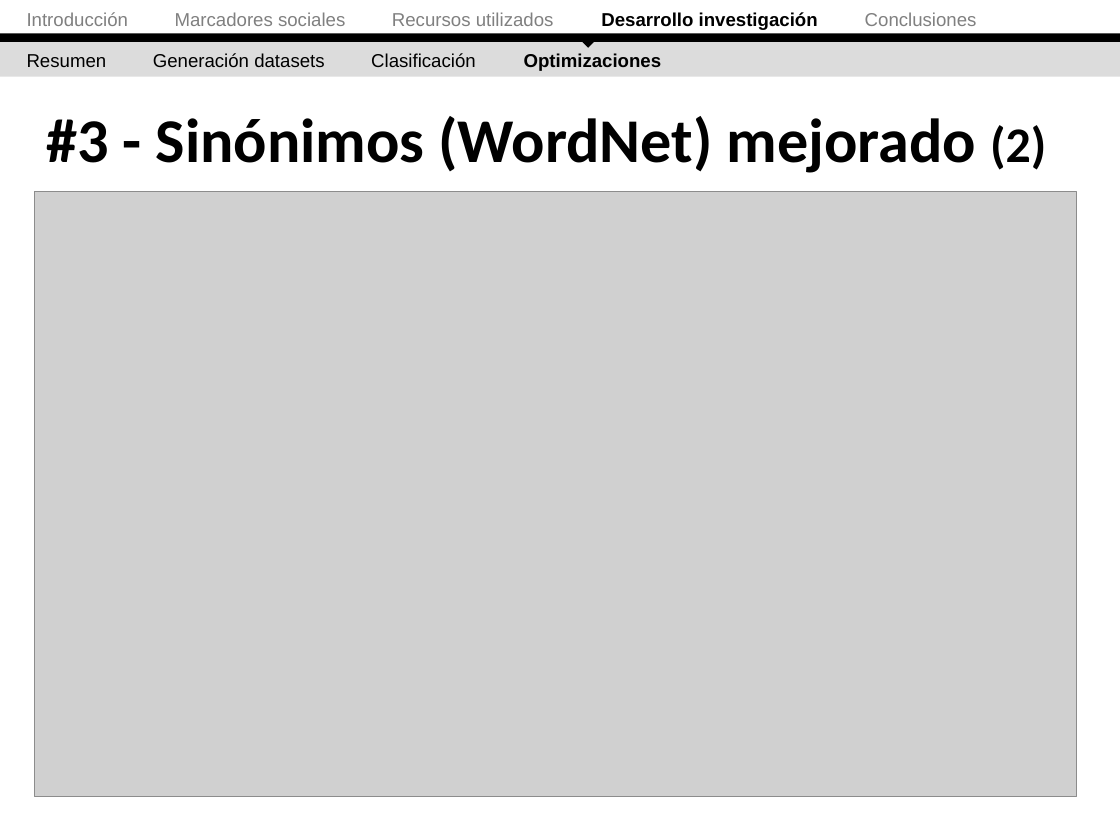
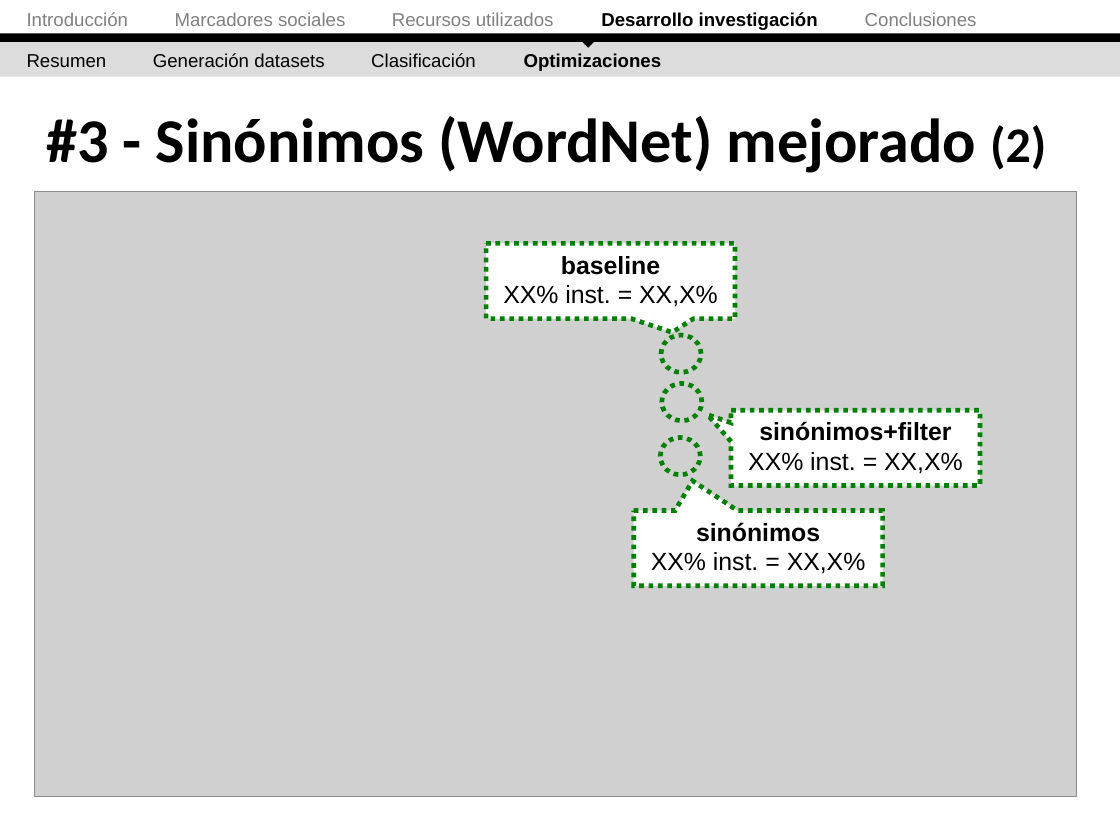
Before and after one commit to ak907kenai/nicotournetesis, a slide deck: slide 59 of docs_trunk/Presentación/Nicolás Tourné - Presentación Tesis (v2.2).ppt. Drawn at 1120x840 pixels with LibreOffice and Linux fonts; fonts in the diff are those of the drawing; grey boxes stand for pictures. Boxes give left, top, right and bottom in pixels: in the first picture for what was removed or moved away, otherwise in the second. Text is boxed around its words. In the diff, an @@ line names an element or a change of style, - is before the commit and + after.

```diff
--- a/docs_trunk/Presentación/Nicolás Tourné - Presentación Tesis (v2.2).ppt
+++ b/docs_trunk/Presentación/Nicolás Tourné - Presentación Tesis (v2.2).ppt
@@ speech box added at (x1=486, y1=243, x2=735, y2=318), fill #FFFFFF, outline #008000 3 pt dashed, 16 pt, text #000000 @@
+baseline
+XX% inst. = XX,X%
@@ ellipse added at (x1=661, y1=335, x2=701, y2=372), outline #008000 3 pt dashed @@
@@ ellipse added at (x1=662, y1=383, x2=702, y2=420), outline #008000 3 pt dashed @@
@@ speech box added at (x1=731, y1=410, x2=980, y2=485), fill #FFFFFF, outline #008000 3 pt dashed, 16 pt, text #000000, bold @@
+sinónimos+filter
+XX% inst. = XX,X%
@@ ellipse added at (x1=661, y1=438, x2=701, y2=475), outline #008000 3 pt dashed @@
@@ speech box added at (x1=634, y1=511, x2=883, y2=586), fill #FFFFFF, outline #008000 3 pt dashed, 16 pt, text #000000 @@
+sinónimos
+XX% inst. = XX,X%
```
Also in this commit, not shown: 27 other slides changed.
